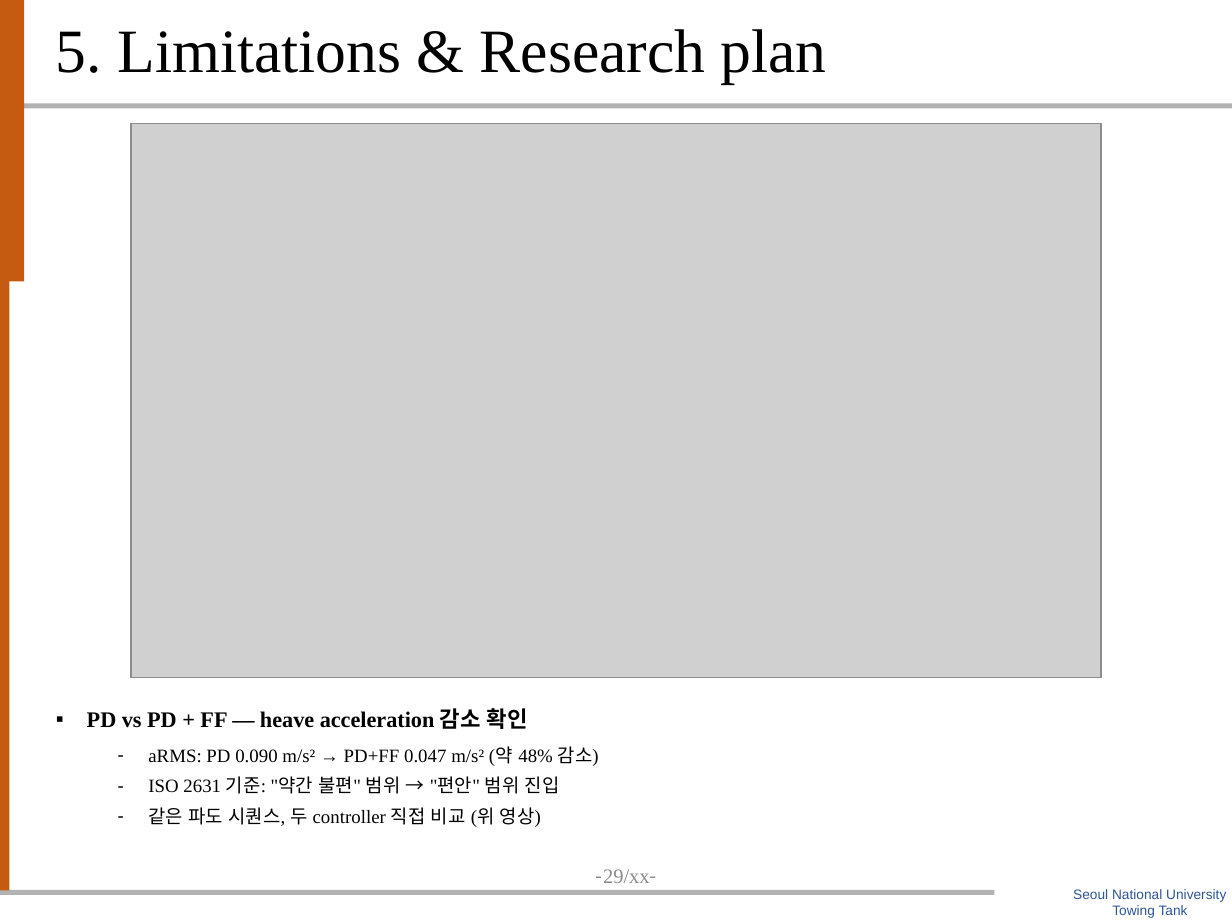
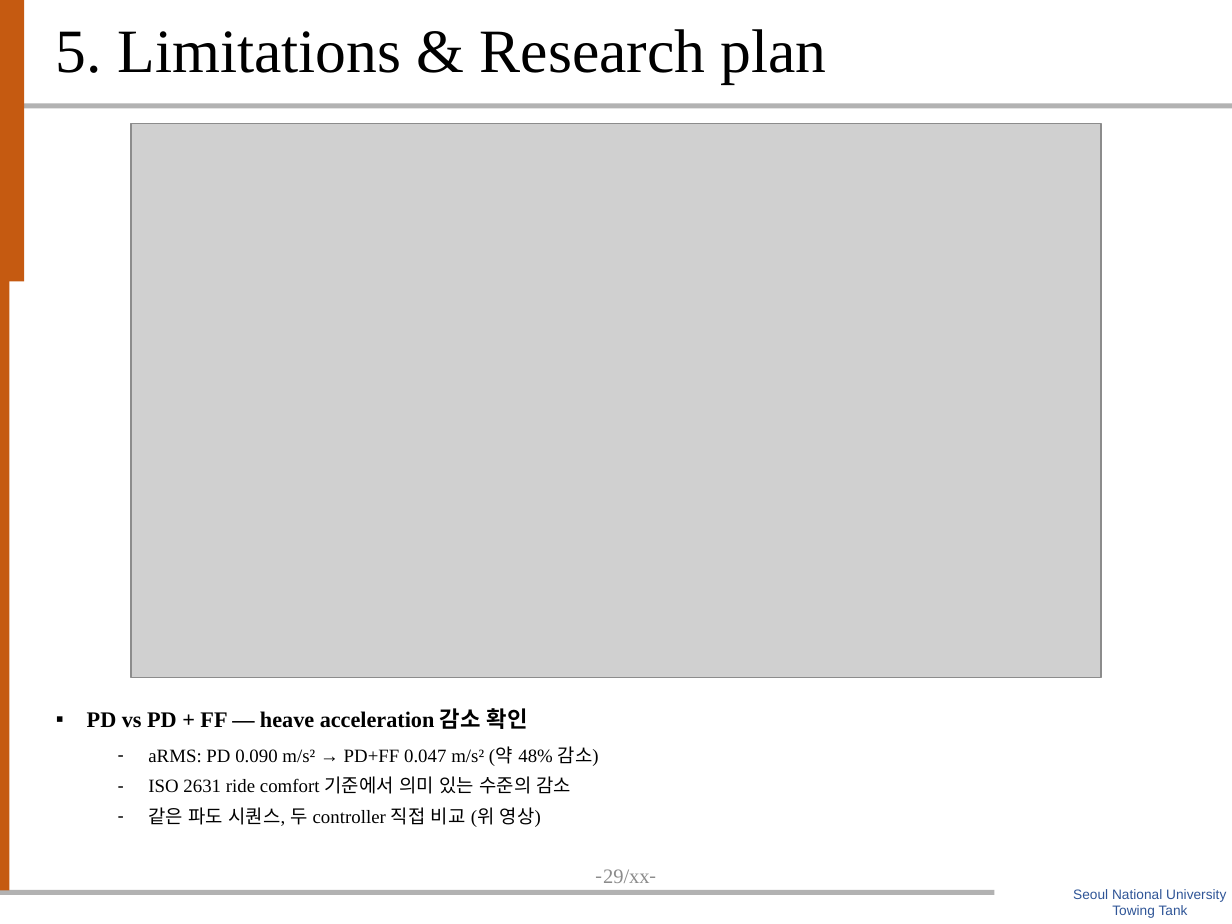
Before and after one commit to SAEYONGPARK94/wavesplat, a slide deck: slide 30 of wavesplat/docs/labmeeting_20260513_박세용_filled.pptx. Drawn at 1232x924 pixels with LibreOffice and Linux fonts; fonts in the diff are those of the drawing; grey boxes stand for pictures; background and template pictures are left out. Boxes give left, top, right and bottom in pixels: in the first picture for what was removed or moved away, otherwise in the second. Text is boxed around its words. In the diff, an @@ line names an element or a change of style, - is before the commit and + after.

```diff
--- a/wavesplat/docs/labmeeting_20260513_박세용_filled.pptx
+++ b/wavesplat/docs/labmeeting_20260513_박세용_filled.pptx
@@ text at <box>148,776,572,794</box>: text changed @@
-  – ISO 2631 기준: "약간 불편" 범위 → "편안" 범위 진입
+  – ISO 2631 ride comfort 기준에서 의미 있는 수준의 감소
```
Also in this commit, not shown: 5 other slides changed, 1 other file.
